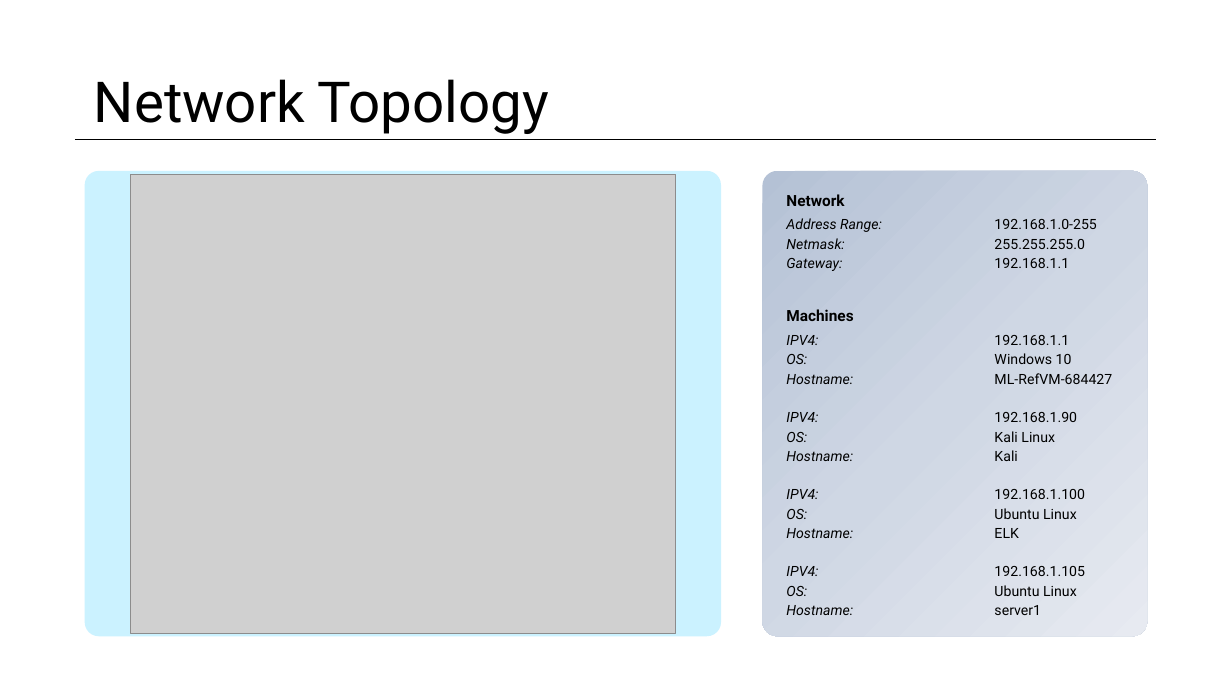
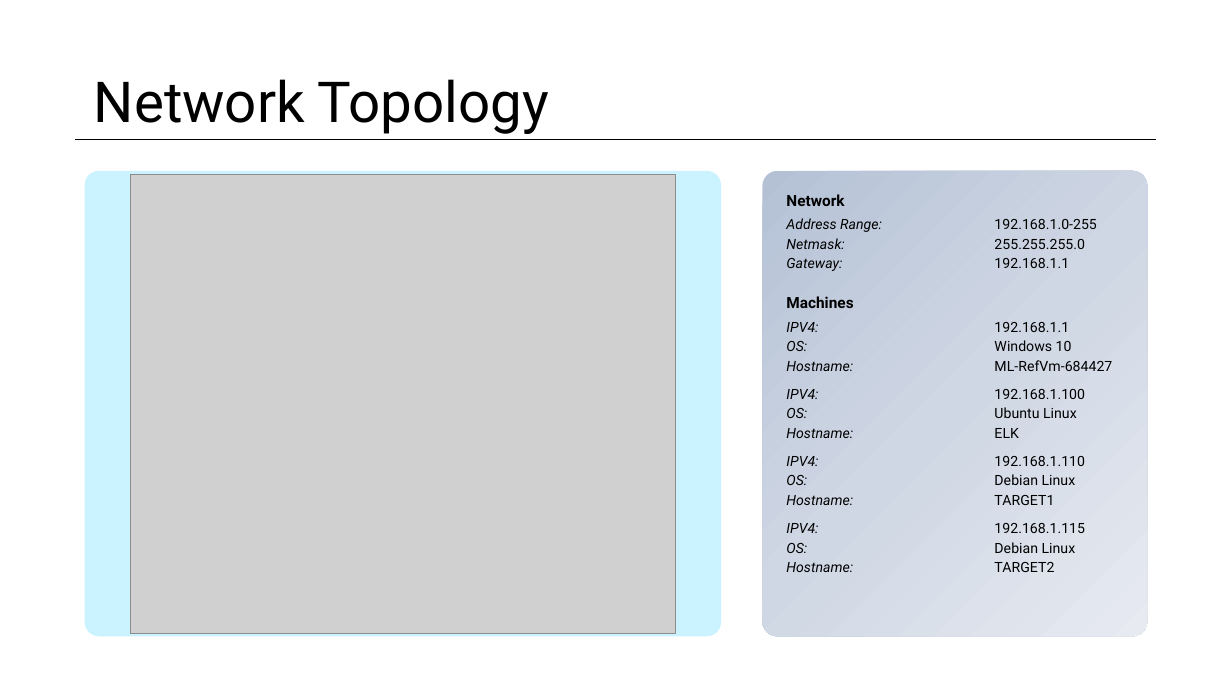
Before and after one commit to baberthal/Final-Project, a slide deck: slide 4 of NetworkPresentation.pptx. Drawn at 1232x693 pixels with LibreOffice and Linux fonts; fonts in the diff are those of the drawing; grey boxes stand for pictures. Boxes give left, top, right and bottom in pixels: in the first picture for what was removed or moved away, otherwise in the second. Text is boxed around its words. In the diff, an @@ line names an element or a change of style, - is before the commit and + after.

```diff
--- a/NetworkPresentation.pptx
+++ b/NetworkPresentation.pptx
@@ table at (x1=777, y1=187, x2=1133, y2=578) @@
-row 9: Hostname: | ML-RefVM-684427
-row 10:  | 
-row 11: IPV4: | 192.168.1.90
-row 12: OS: | Kali Linux
-row 13: Hostname: | Kali
+row 9: Hostname: | ML-RefVm-684427
-row 19: IPV4: | 192.168.1.105
-row 20: OS: | Ubuntu Linux
-row 21: Hostname: | server1
+row 15: IPV4: | 192.168.1.110
+row 16: OS: | Debian Linux
+row 17: Hostname: | TARGET1
+row 18:  | 
+row 19: IPV4: | 192.168.1.115
+row 20: OS: | Debian Linux
+row 21: Hostname: | TARGET2
```
Also in this commit, not shown: 2 other files.
